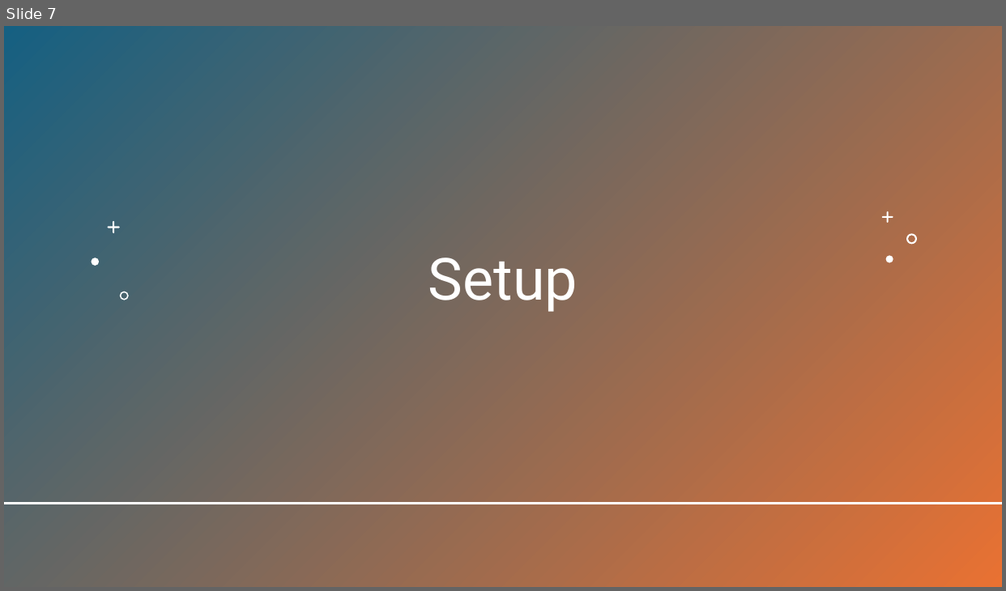
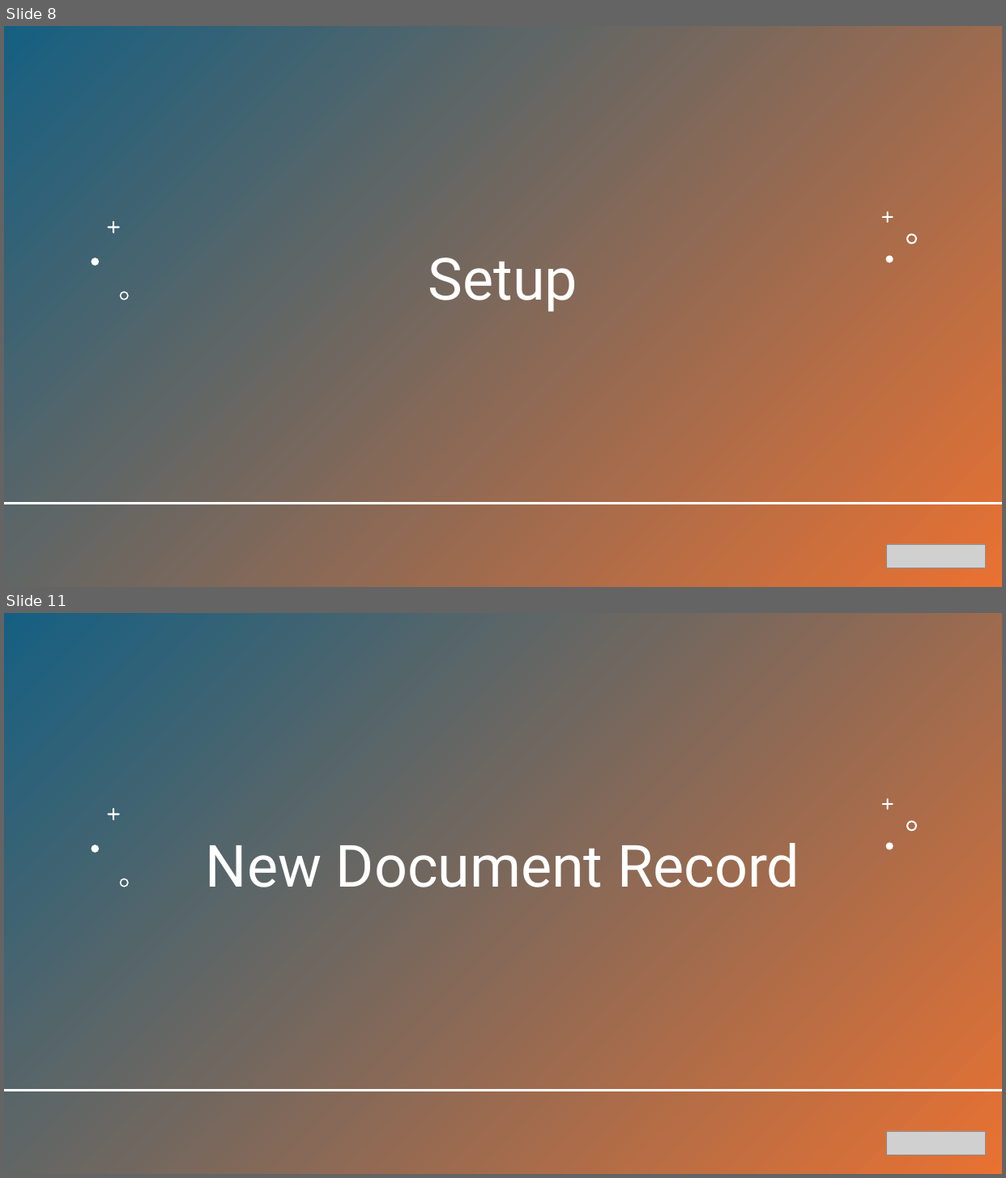
Before and after one commit to mcnigno/qbox, a slide deck: qbox/ADM User Guide.pptx. Shown one above the other, each under a label of ours: slide 7 before the commit, slides 8 and 11 after it; the slides between them are not shown. The pictures are 1006x591 and 1006x1178 pixels, drawn with LibreOffice and Linux fonts; fonts in the diff are those of the drawing; grey boxes stand for pictures. Boxes give left, top, right and bottom in pixels: in the first picture for what was removed or moved away, otherwise in the second. Text is boxed around its words. In the diff, an @@ line names an element or a change of style, - is before the commit and + after.

```diff
--- a/qbox/ADM User Guide.pptx
+++ b/qbox/ADM User Guide.pptx
@@ slide 11 added at box(4, 613, 1002, 1174), background #FFFFFF @@
@@ rectangle added at box(4, 613, 1002, 1174), fill gradient #156082 to #E97132 @@
@@ freeform shape added at box(882, 798, 893, 810), fill #FFFFFF @@
@@ freeform shape added at box(108, 808, 120, 821), fill #FFFFFF @@
@@ freeform shape added at box(907, 820, 918, 831), fill #FFFFFF @@
@@ freeform shape added at box(91, 845, 98, 853), fill #FFFFFF @@
@@ title added at box(206, 843, 799, 888), 56 pt, text #FFFFFF @@
+New Document Record
@@ freeform shape added at box(886, 843, 893, 850), fill #FFFFFF @@
@@ freeform shape added at box(120, 879, 129, 888), fill #FFFFFF @@
@@ line added from (4, 1091) to (1002, 1091), #FFFFFF 2 pt @@
@@ picture added at box(887, 1131, 985, 1156) @@
@@ what was slide 7 is now slide 8 @@
@@ slide 8 changed as well @@
@@ picture added at box(887, 544, 985, 569) @@
```
Also in this commit, not shown: 8 other slides changed, 3 other slides added, 1 slide removed, 7 other files.
